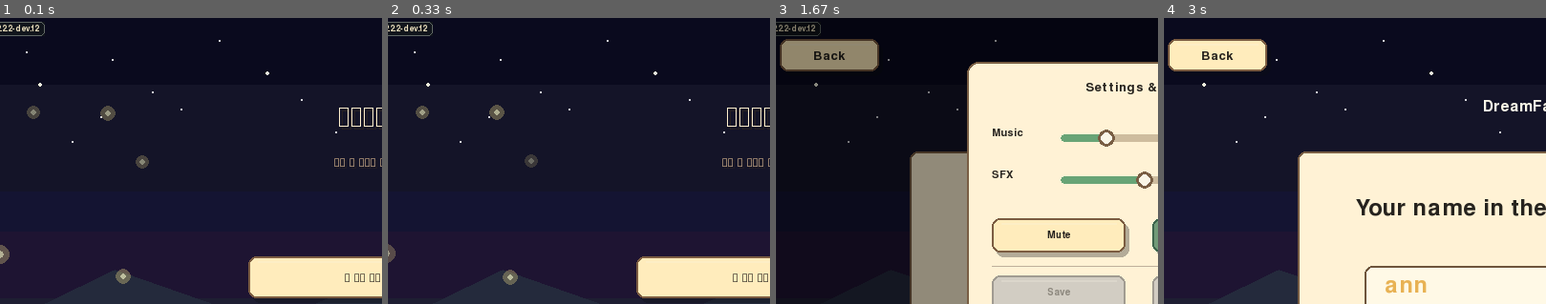
Above: before the commit, frames 1-4 (left to right).
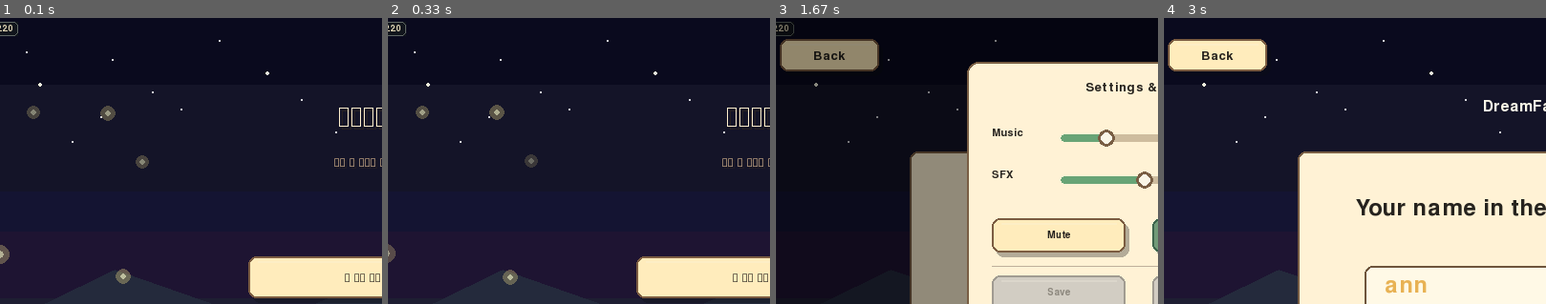
Above: after the commit, the same moments.

Repository: minulx-10/DreamFarm
Game: pygame game, started from main.py
The game is run twice, just before and just after one commit, with the same random seed, the same clock (stepped at 60 frames per second) and the same inputs.
Inputs (mouse positions are % of the whole screen's width and height, from its top left):
- Up to frame 1 (0.1 s): no input
- Up to frame 2 (0.33 s): no input
- Up to frame 3 (1.67 s): press the mouse at (50, 45) at 0.37 s; move the mouse to (51, 62) at 0.47 s; release the mouse at (53, 80) at 0.6 s; press the mouse at (50, 63) at 0.7 s; move the mouse to (32, 71) at 0.8 s; release the mouse at (15, 79) at 0.93 s; press the mouse at (95, 7) at 1.03 s; move the mouse to (80, 21) at 1.13 s; release the mouse at (66, 36) at 1.27 s; press the mouse at (60, 75) at 1.37 s; move the mouse to (54, 81) at 1.47 s; release the mouse at (48, 86) at 1.6 s
- Up to frame 4 (3 s): press the mouse at (40, 83) at 1.7 s; move the mouse to (26, 65) at 1.8 s; release the mouse at (13, 47) at 1.93 s; click (26, 51) at 2.05 s; tap Space at 2.33 s; type "ann" at 2.67 s
The pictures show only the part of the screen within x 2-52%, y 0-50%; the shares and areas given below are measured in that part.

The runs differ from the first frame. In frame 1, 0.2% of the frame differs, in the area x 2-12%, y 1-7%; in frame 2, 0.2%; in frame 3, 0.2%; in frame 4, nothing differs.

Commit message:
release: v2.2.0 정식(안정) 배포 — v2.2.2-dev.1~dev.12 통합
v2.1.1 이후 2.2 개발 라인(한/영 현지화+Crowdin, UI 통일 P1~P4, 모바일 안정화,
Android 빌드 개편, 스팀 스캐폴드, 제작진·저작권 정리, 현지화 QA)을 모아
안정 배포로 승격. dev 라인은 2.2.2-dev였으나 안정 버전은 깔끔하게 2.2.0으로.

Co-Authored-By: Claude Opus 4.8 <noreply@anthropic.com>

Diff:
--- a/core/version.py
+++ b/core/version.py
@@ -10,7 +10,7 @@
 여기 VERSION은 '안정 채널' 표기용이다. Git 태그 이름이 실제 배포 채널(안정/프리릴리스)을 정한다.
 """
 
-VERSION = "2.2.2-dev.12"
+VERSION = "2.2.0"
 
 
 
Not shown, changed: CHANGELOG.md
